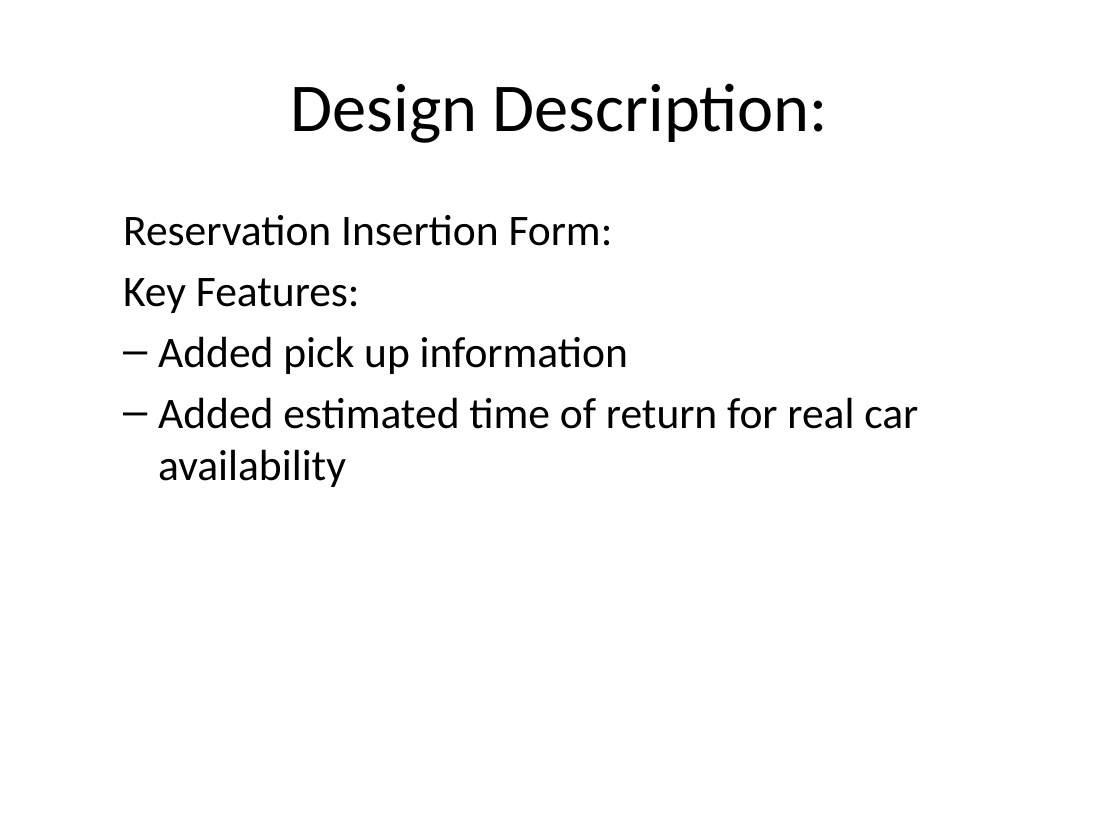
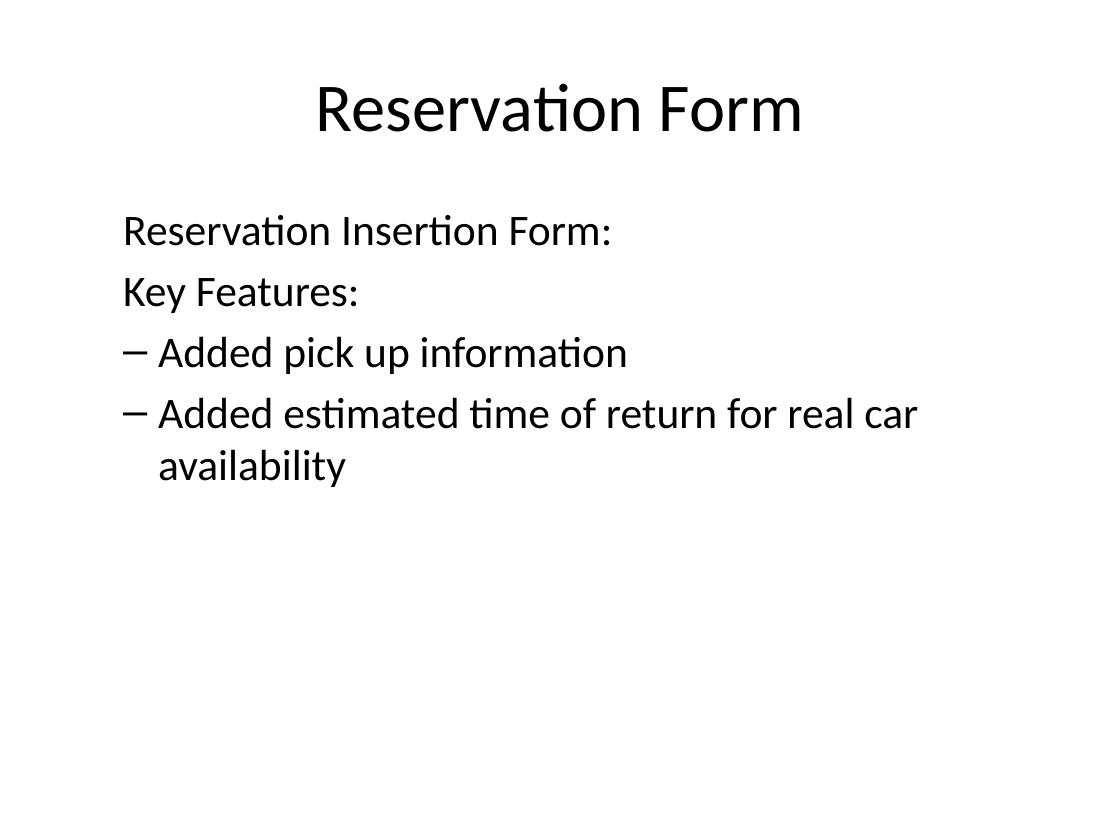
Before and after one commit to telepresencebot2/Transportation-For-Visually-Impaired, a slide deck: slide 8 of Cycle2DOC/CycleTwoPresentation.pptx. Drawn at 1120x840 pixels with LibreOffice and Linux fonts; fonts in the diff are those of the drawing; background and template pictures are left out. Boxes give left, top, right and bottom in pixels: in the first picture for what was removed or moved away, otherwise in the second. Text is boxed around its words. In the diff, an @@ line names an element or a change of style, - is before the commit and + after.

Commit message:
Finished Senior Design Cycle 2 Report

```diff
--- a/Cycle2DOC/CycleTwoPresentation.pptx
+++ b/Cycle2DOC/CycleTwoPresentation.pptx
@@ title at [316,83,804,132]: text changed @@
-Design Description:
+Reservation Form
```
Also in this commit, not shown: 6 other slides changed, 5 other files.
